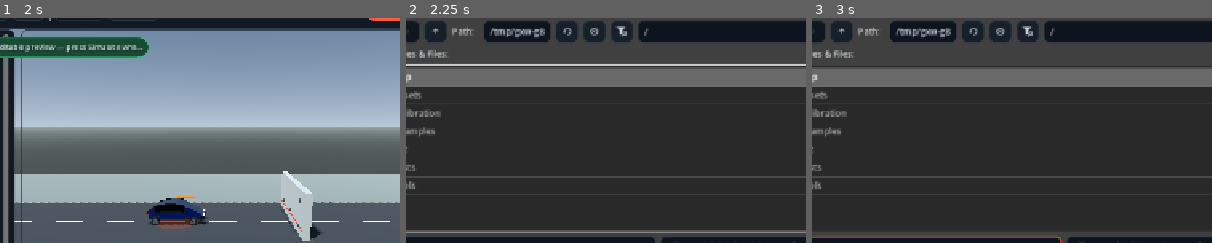
Above: before the commit, frames 1-3 (left to right).
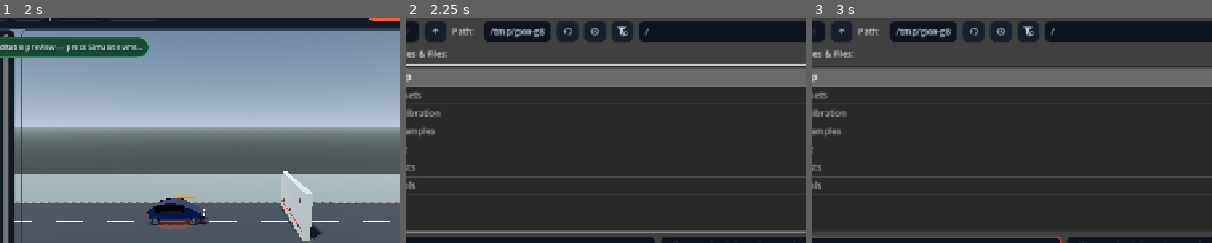
Above: after the commit, the same moments.

Repository: ArrowSK/crashvector
Game: Godot game, scene res://app/main.tscn
Two runs of this game, one before a commit and one after it. Both use one fixed random seed, a clock stepped at 60 frames per second and the inputs below.
Inputs (mouse positions are % of the whole screen's width and height, from its top left):
- Up to frame 1 (2 s): click "New" at 0.5 s; click "New" at 1.25 s
- Up to frame 2 (2.25 s): click "Open" at 2 s
- Up to frame 3 (3 s): click (36, 59) at 2.77 s; type "12" at 2.85 s
The pictures show only the part of the screen within x 21-71%, y 8-58%; the shares and areas given below are measured in that part.

Frame 1 is identical in both runs. In frame 2, 0.1% of the frame differs, in the area x 39-61%, y 3-9%; in frame 3, 0.1%.

Commit message:
M11: expose calibration energy-ledger diagnostics

Diff:
--- a/src/calibration/calibration_metrics.gd
+++ b/src/calibration/calibration_metrics.gd
@@ -32,6 +32,7 @@
 				break
 	var pulse_duration := -1.0 if pulse_end_time < 0.0 or contact_time < 0.0 else pulse_end_time - contact_time
 	var last := recording.last_frame()
+	var last_metrics: Dictionary = last.get("primary_metrics", {})
 	var context: Dictionary = last.get("context", {})
 	return {
 		"first_contact_time_s": contact_time,
@@ -42,4 +43,8 @@
 		"front_crush_mm": float(analysis.get("max_front_crush_mm", 0.0)),
 		"safety_cell_proxy_mm": float(analysis.get("max_safety_cell_deformation_mm", 0.0)),
 		"energy_balance_relative_error": float(context.get("energy_balance_relative_error", 0.0)),
+		"contact_dissipation_j": float(context.get("contact_dissipation_j", 0.0)),
+		"final_kinetic_energy_j": float(last_metrics.get("kinetic_energy_j", 0.0)),
+		"final_elastic_energy_j": float(last_metrics.get("elastic_energy_j", 0.0)),
+		"plastic_energy_j": float(last_metrics.get("plastic_energy_j", 0.0)),
 	}
